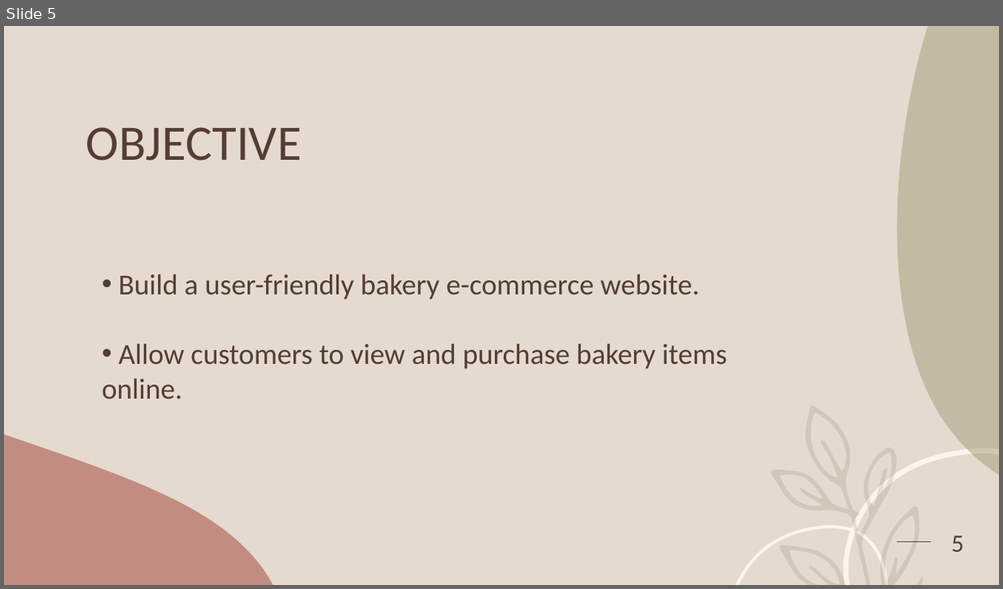
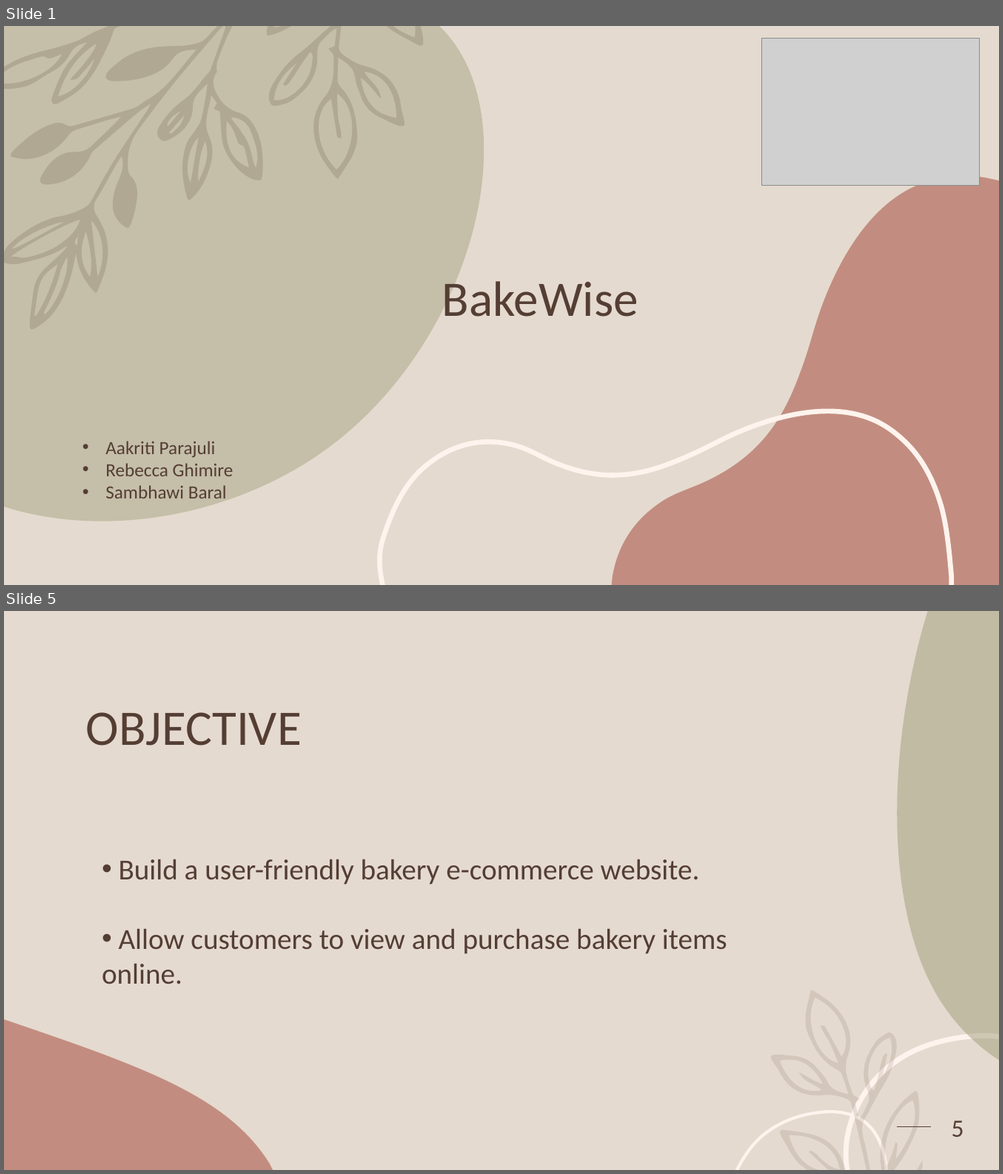
Before and after one commit to rebecca329/Bakewise, a slide deck: BAKERY.pptx. Shown one above the other, each under a label of ours: slide 5 before the commit, slides 1 and 5 after it; the slides between them are not shown. The pictures are 1003x589 and 1003x1174 pixels, drawn with LibreOffice and Linux fonts; fonts in the diff are those of the drawing; grey boxes stand for pictures. Boxes give left, top, right and bottom in pixels: in the first picture for what was removed or moved away, otherwise in the second. Text is boxed around its words. In the diff, an @@ line names an element or a change of style, - is before the commit and + after.

```diff
--- a/BAKERY.pptx
+++ b/BAKERY.pptx
@@ slide 1 added at (x1=4, y1=26, x2=999, y2=585), background #E5DACF @@
@@ freeform shape added at (x1=4, y1=26, x2=484, y2=521), fill #A09D79 at 45% opacity @@
@@ freeform shape added at (x1=4, y1=26, x2=424, y2=329), fill #543E34 at 17% opacity @@
@@ picture added at (x1=762, y1=38, x2=979, y2=185) @@
@@ freeform shape added at (x1=612, y1=176, x2=999, y2=585), fill #AC5B4C at 60% opacity @@
@@ text added at (x1=442, y1=281, x2=638, y2=317), 48 pt, text #543E34 @@
+BakeWise
@@ freeform shape added at (x1=380, y1=412, x2=951, y2=585), outline #FEF3ED 4.75 pt @@
@@ text added at (x1=105, y1=441, x2=233, y2=499), 18 pt, text #543E34 @@
+• Aakriti Parajuli
+• Rebecca Ghimire
+• Sambhawi Baral
```
Also in this commit, not shown: 4 slides changed, 1 other slide added, 2 slides removed.
